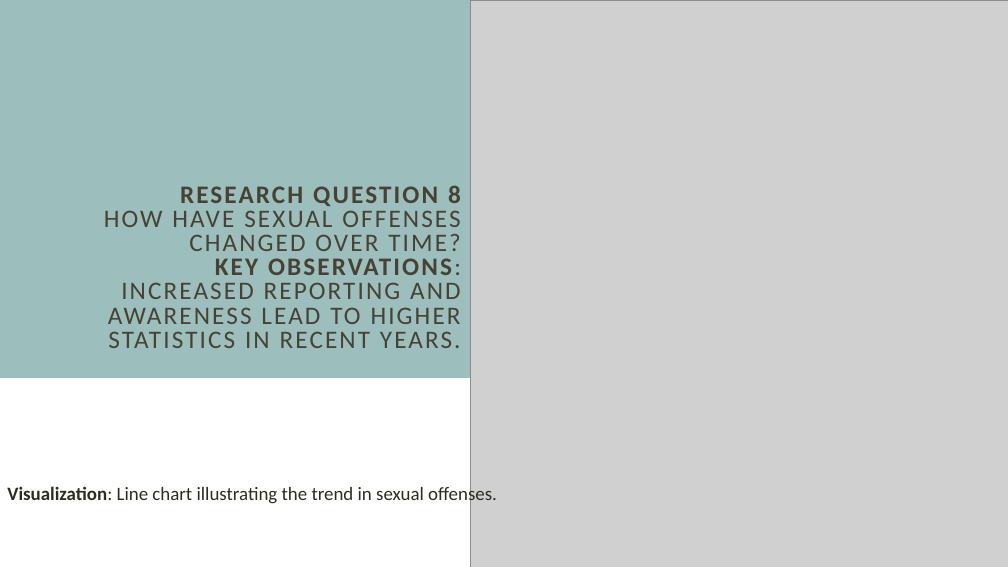
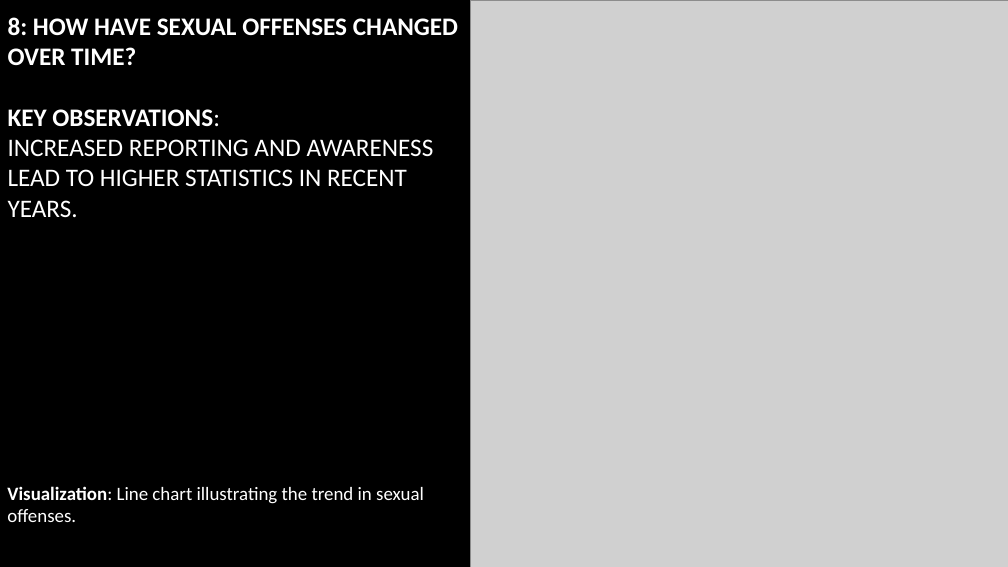
Before and after one commit to EngrIBGIT/Advanced-Data-Analytics---Portfolio-Project-for-DataPulse, a slide deck: slide 20 of presentation/Analysis_of_Police_Recorded_Data_Ibrahim_.pptx (slide 16 before the commit). Drawn at 1008x567 pixels with LibreOffice and Linux fonts; fonts in the diff are those of the drawing; grey boxes stand for pictures; background and template pictures are left out. Boxes give left, top, right and bottom in pixels: in the first picture for what was removed or moved away, otherwise in the second. Text is boxed around its words. In the diff, an @@ line names an element or a change of style, - is before the commit and + after.

```diff
--- a/presentation/Analysis_of_Police_Recorded_Data_Ibrahim_.pptx
+++ b/presentation/Analysis_of_Police_Recorded_Data_Ibrahim_.pptx
@@ background #FFFFFF to picture (left out) @@
@@ title "8: HOW HAVE SEXUAL OFFENSES ..." at [8,17,458,217]: vertical alignment middle to bottom @@
@@ rectangle removed at [0,0,1008,378] @@
@@ title at [8,17,458,217]: text changed; text colour #474233 to #FFFFFF @@
-RESEARCH QUESTION 8
-HOW HAVE SEXUAL OFFENSES CHANGED OVER TIME?
-KEY OBSERVATIONS:
-INCREASED REPORTING AND AWARENESS LEAD TO HIGHER STATISTICS IN RECENT YEARS.
+8: HOW HAVE SEXUAL OFFENSES CHANGED OVER TIME?
+KEY OBSERVATIONS:
+INCREASED REPORTING AND AWARENESS LEAD TO HIGHER STATISTICS IN RECENT YEARS.
@@ text "Visualization: Line chart illustrating the ..." at [7,486,424,522]: text colour #2E2B21 to #FFFFFF @@
```
Also in this commit, not shown: 18 other slides changed, 9 slides added, 4 slides removed.
